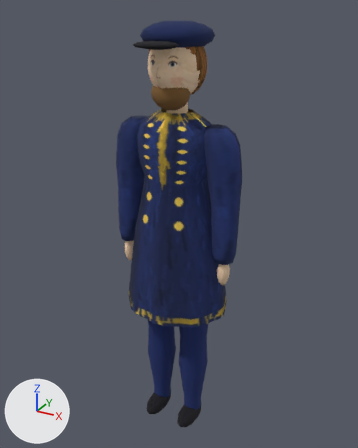
Renders of the glTF model vangogh/models/postman.glb from each side of a commit.
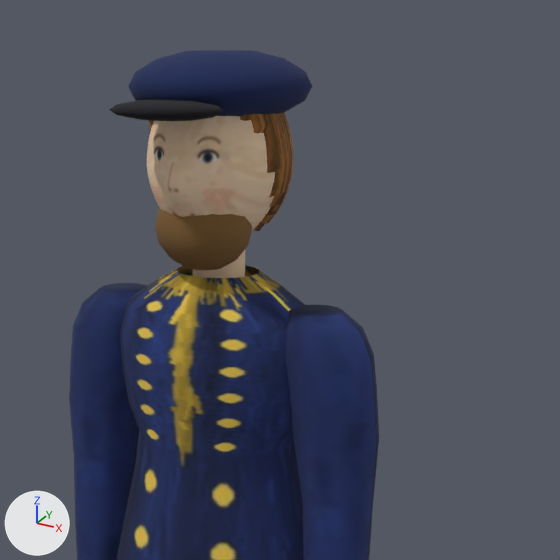
Old and new are each drawn whole from a camera (50 mm lens) standing at (0.819, -1.469, 1.631) and looking at (-0.009, 0.035, 0.879) and again close up on the part from 25% to 88% of the width and 0% to 51% of the height. Lighting does not change. The marker at lower left points along +X, +Y and +Z. The last two pictures show the newer version. Vertices at exactly the same position are counted once.

In view in the first close-up: 'postman'.
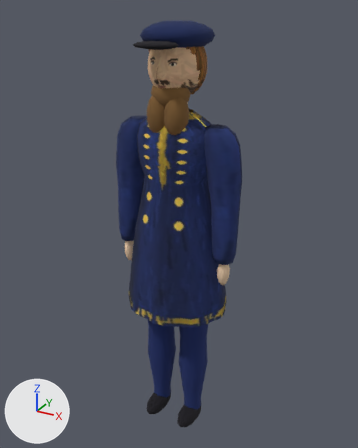
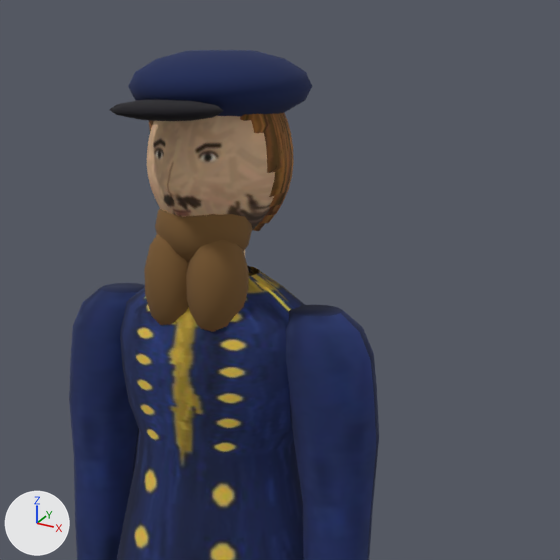
What changed in the scene script:
```text
Add img_face_bearded:
    img_face_bearded = load_image('face_bearded', '_unpacked/face_bearded', 256, 256, 'sRGB')
Change mat_face:
    mat_face.texture: img_face_girl -> img_face_bearded
Change me_postman:
    used by ob_postman; location = (0.0, 0.0, 0.0)
    remove me_postman.from_pydata(...)  # 3008 vertices, 5848 faces; spans x -0.25..0.25, y -0.18..0.18, z 0.01..1.59
    add me_postman.from_pydata(...)  # 3132 vertices, 6088 faces; spans x -0.25..0.25, y -0.18..0.18, z 0.01..1.59
    me_postman part 1: the loose piece of 62 vertices spanning x -0.22..-0.18, y -0.04..0.01, z 0.71..0.8 is copied, and the copy is scaled about its middle by (1.88, 1.61, 1.47), then moved by (0.17, -0.04, 0.55), in mat_beard (brown #7b5931); it spans x -0.07..0.01, y -0.1..-0.01, z 1.23..1.37
    me_postman part 2: the loose piece of 62 vertices spanning x 0.18..0.22, y -0.04..0.01, z 0.71..0.8 is copied, and the copy is scaled about its middle by (1.88, 1.61, 1.47), then moved by (-0.17, -0.04, 0.55), in mat_beard (brown #7b5931); it spans x -0.01..0.07, y -0.1..-0.01, z 1.23..1.37
```

Changed parts and their boxes (x1, y1, x2, y2) in the close-ups (560 x 560 px):
'postman', surface changed, reshaped
    both: (69, 50, 379, 560)
part 1 of me_postman, added (brown)
    after: (144, 234, 189, 325)
part 2 of me_postman, added (brown)
    after: (186, 239, 249, 332)
